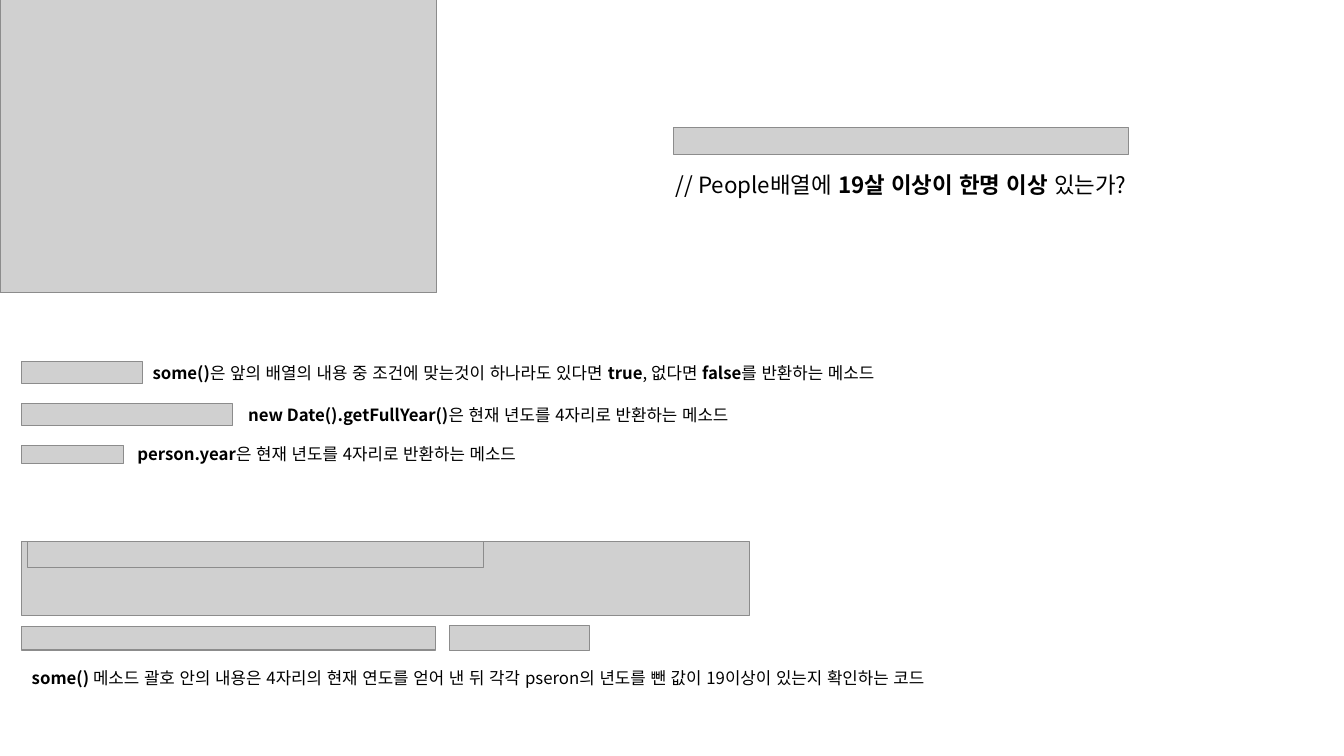
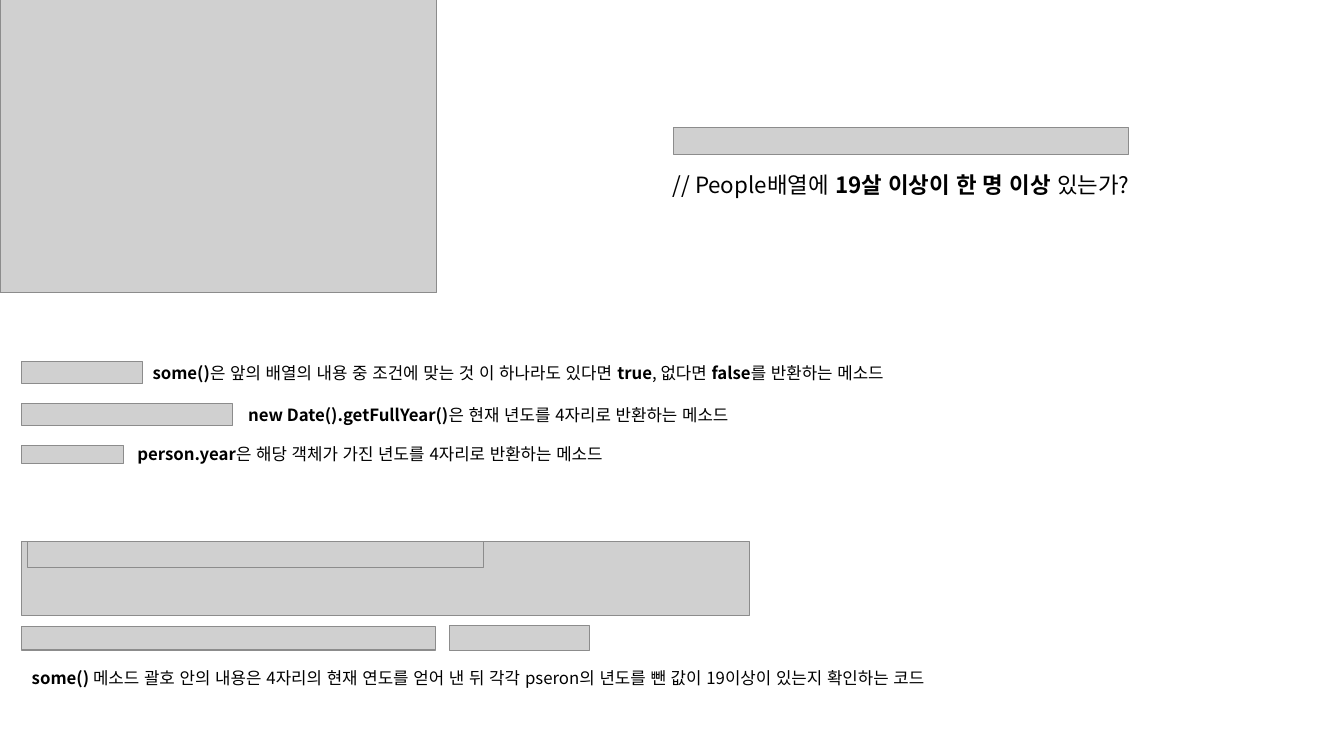
Before and after one commit to Jangyusu/Javascript_Study, a slide deck: slide 2 of JavaScript30-master/07 - Array Cardio Day 2/설명.pptx. Drawn at 1344x756 pixels with LibreOffice and Linux fonts; fonts in the diff are those of the drawing; grey boxes stand for pictures. Boxes give left, top, right and bottom in pixels: in the first picture for what was removed or moved away, otherwise in the second. Text is boxed around its words. In the diff, an @@ line names an element or a change of style, - is before the commit and + after.

```diff
--- a/JavaScript30-master/07 - Array Cardio Day 2/설명.pptx
+++ b/JavaScript30-master/07 - Array Cardio Day 2/설명.pptx
@@ text at <box>695,174,1129,198</box>: spaces changed @@
-// People배열에 19살 이상이 한명 이상 있는가?
+// People배열에 19살 이상이 한 명 이상 있는가?
@@ text at <box>153,365,883,383</box>: spaces changed @@
-some()은 앞의 배열의 내용 중 조건에 맞는것이 하나라도 있다면 true, 없다면 false를 반환하는 메소드
+some()은 앞의 배열의 내용 중 조건에 맞는 것 이 하나라도 있다면 true, 없다면 false를 반환하는 메소드
@@ text at <box>137,446,602,464</box>: text changed @@
-person.year은 현재 년도를 4자리로 반환하는 메소드
+person.year은 해당 객체가 가진 년도를 4자리로 반환하는 메소드
```
Also in this commit, not shown: 3 other slides changed, 9 other files.
